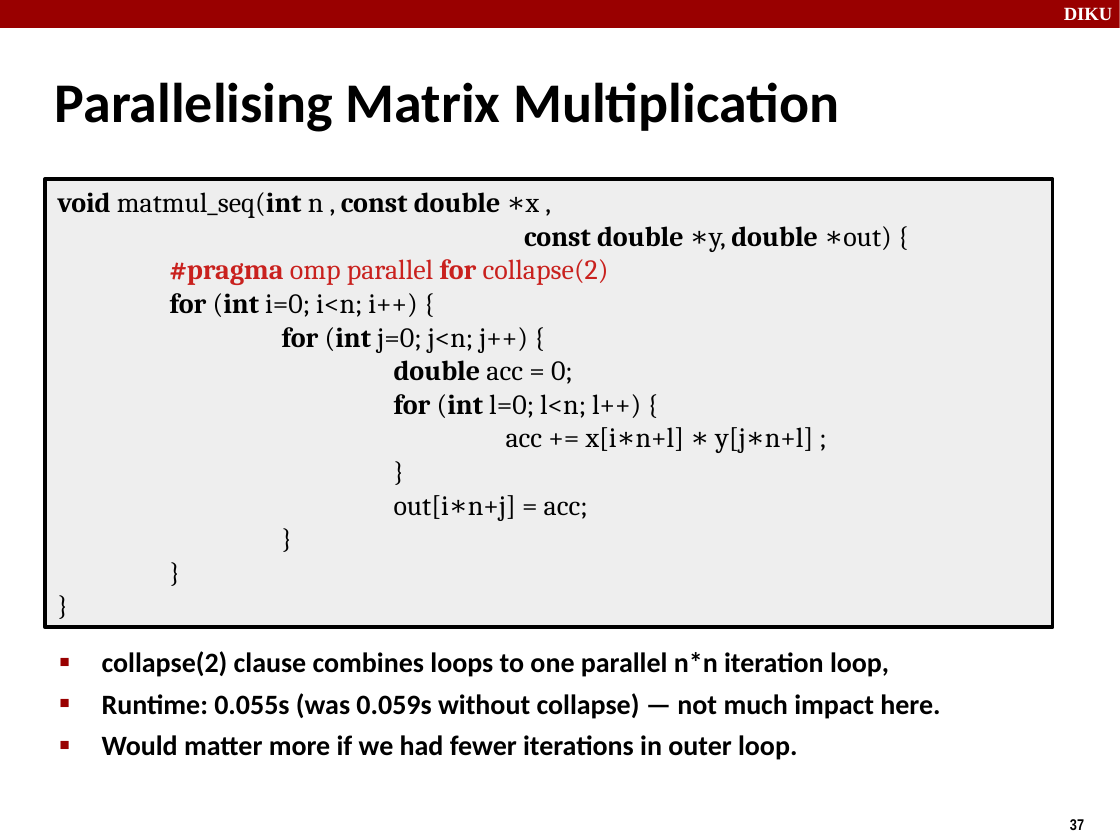
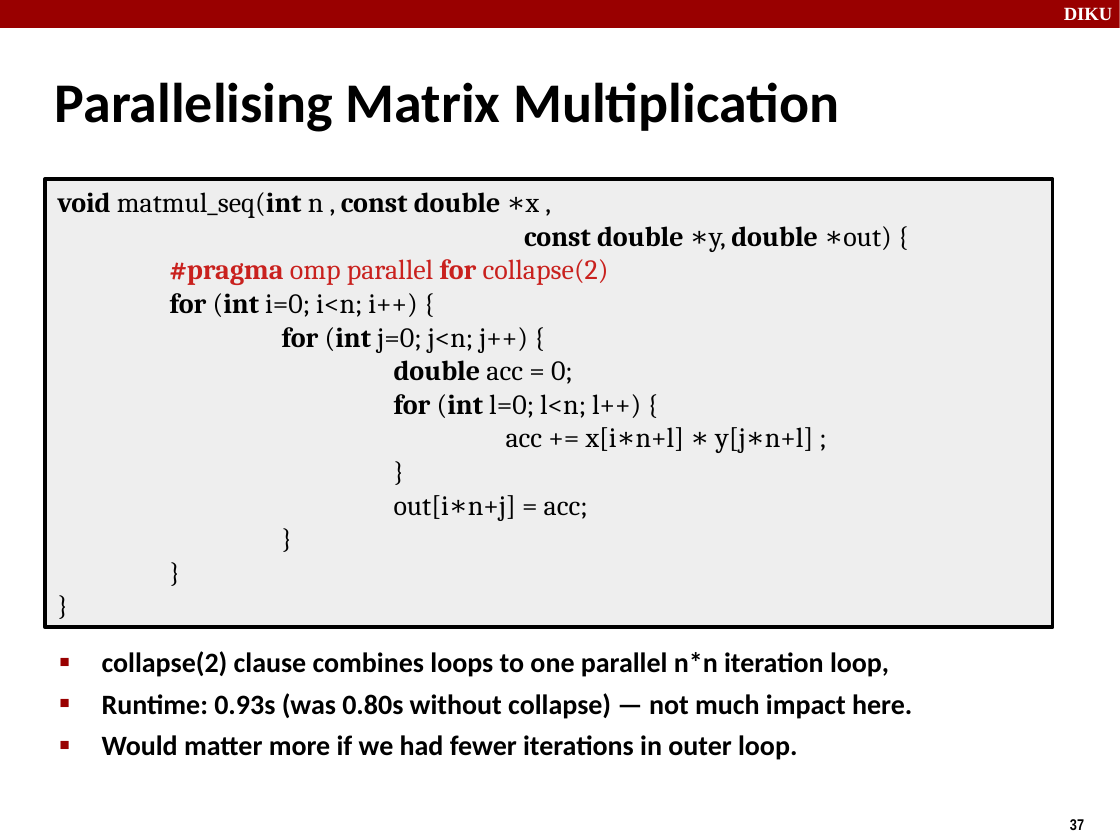
Before and after one commit to diku-dk/hpps-e2021-pub, a slide deck: slide 37 of material/6-l-2/concurrent programming I.odp. Drawn at 1120x840 pixels with LibreOffice and Linux fonts; fonts in the diff are those of the drawing. Boxes give left, top, right and bottom in pixels: in the first picture for what was removed or moved away, otherwise in the second. Text is boxed around its words. In the diff, an @@ line names an element or a change of style, - is before the commit and + after.

```diff
--- a/material/6-l-2/concurrent programming I.odp
+++ b/material/6-l-2/concurrent programming I.odp
@@ text at (102,693,912,719): text changed @@
-■ Runtime: 0.055s (was 0.059s without collapse) — not much impact here.
+■ Runtime: 0.93s (was 0.80s without collapse) — not much impact here.
```
Also in this commit, not shown: 3 other slides changed, 1 slide added, 2 other files.
